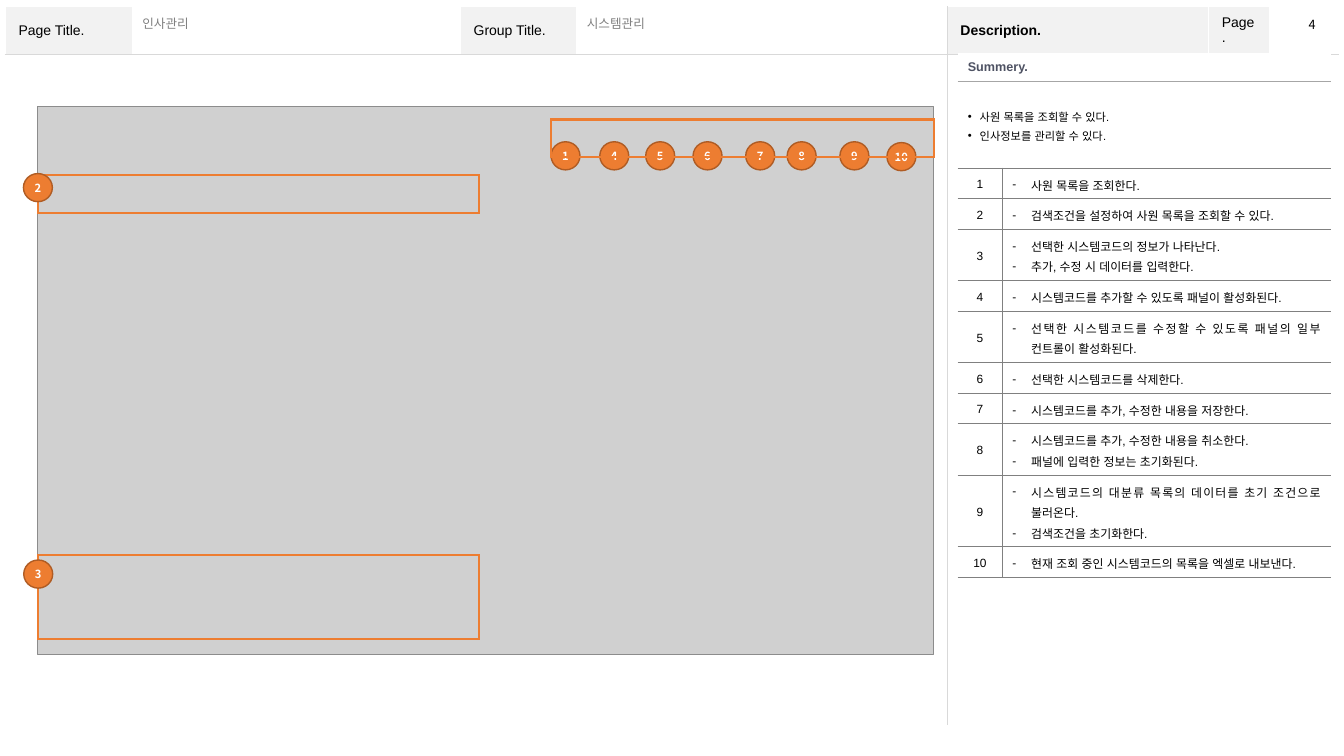
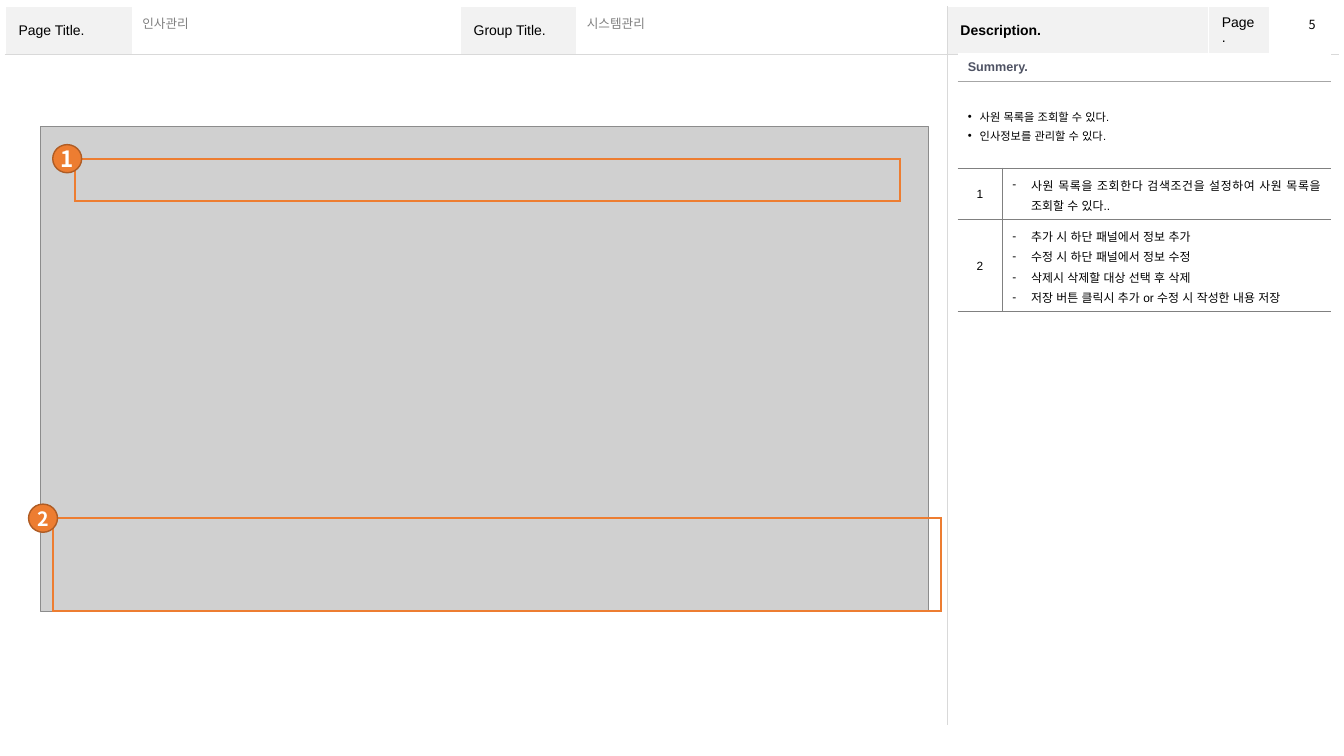
Before and after one commit to YJY1512/GoodeeTeamProject2, a slide deck: slide 5 of Team2 화면설계서.pptx (slide 4 before the commit). Drawn at 1344x756 pixels with LibreOffice and Linux fonts; fonts in the diff are those of the drawing; grey boxes stand for pictures. Boxes give left, top, right and bottom in pixels: in the first picture for what was removed or moved away, otherwise in the second. Text is boxed around its words. In the diff, an @@ line names an element or a change of style, - is before the commit and + after.

```diff
--- a/Team2 화면설계서.pptx
+++ b/Team2 화면설계서.pptx
@@ page number at bbox=[1309, 19, 1316, 29]: text changed @@
-4
+5
@@ table at bbox=[958, 52, 1331, 307] @@
-row 3: 1 | 사원 목록을 조회한다.
-row 4: 2 | 검색조건을 설정하여 사원 목록을 조회할 수 있다.
-row 5: 3 | 선택한 시스템코드의 정보가 나타난다. / 추가, 수정 시 데이터를 입력한다.
-row 6: 4 | 시스템코드를 추가할 수 있도록 패널이 활성화된다.
-row 7: 5 | 선택한 시스템코드를 수정할 수 있도록 패널의 일부 컨트롤이 활성화된다.
-row 8: 6 | 선택한 시스템코드를 삭제한다.
-row 9: 7 | 시스템코드를 추가, 수정한 내용을 저장한다.
-row 10: 8 | 시스템코드를 추가, 수정한 내용을 취소한다. / 패널에 입력한 정보는 초기화된다.
-row 11: 9 | 시스템코드의 대분류 목록의 데이터를 초기 조건으로 불러온다. / 검색조건을 초기화한다.
-row 12: 10 | 현재 조회 중인 시스템코드의 목록을 엑셀로 내보낸다.
+row 3: 1 | 사원 목록을 조회한다 검색조건을 설정하여 사원 목록을 조회할 수 있다..
+row 4: 2 | 추가 시 하단 패널에서 정보 추가 / 수정 시 하단 패널에서 정보 수정 / 삭제시 삭제할 대상 선택 후 삭제 / 저장 버튼 클릭시 추가 or 수정 시 작성한 내용 저장
@@ picture: place and size @@
-picture at bbox=[38, 107, 935, 654]
+picture at bbox=[40, 126, 929, 611]
@@ ellipse "1": place and size @@
-ellipse "1" at bbox=[552, 142, 581, 170]
+ellipse "1" at bbox=[52, 144, 82, 172]
@@ ellipse "1" at bbox=[52, 144, 82, 172]: size 8 to 16 pt @@
@@ rectangle removed at bbox=[552, 120, 935, 158] @@
@@ ellipse removed at bbox=[600, 142, 629, 170] @@
-4
@@ ellipse removed at bbox=[646, 142, 676, 170] @@
-5
@@ ellipse removed at bbox=[694, 142, 723, 170] @@
-6
@@ ellipse removed at bbox=[746, 142, 775, 170] @@
-7
@@ ellipse removed at bbox=[787, 142, 817, 170] @@
-8
@@ ellipse removed at bbox=[840, 142, 869, 170] @@
-9
@@ ellipse removed at bbox=[887, 142, 917, 170] @@
-10
@@ rectangle: place and size @@
-rectangle at bbox=[38, 175, 480, 214]
+rectangle at bbox=[75, 158, 900, 201]
@@ ellipse "2": place and size @@
-ellipse "2" at bbox=[23, 173, 52, 202]
+ellipse "2" at bbox=[28, 504, 57, 532]
@@ ellipse "2" at bbox=[28, 504, 57, 532]: size 8 to 14 pt @@
@@ rectangle: place and size @@
-rectangle at bbox=[38, 556, 480, 639]
+rectangle at bbox=[52, 518, 941, 611]
@@ ellipse removed at bbox=[24, 561, 53, 589] @@
-3
```
Also in this commit, not shown: 11 other slides changed, 1 slide added, 1 slide removed, 8 other files.
